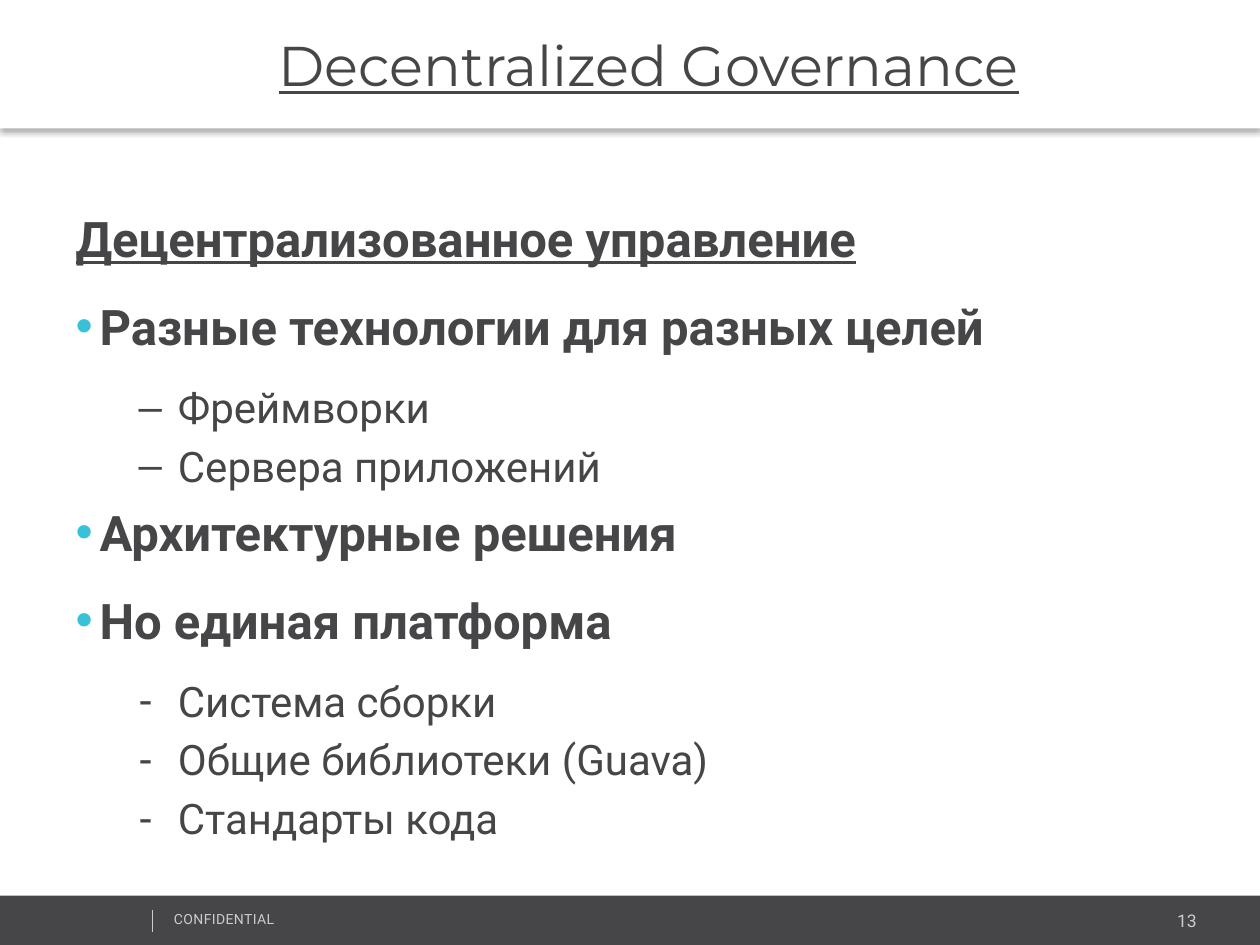
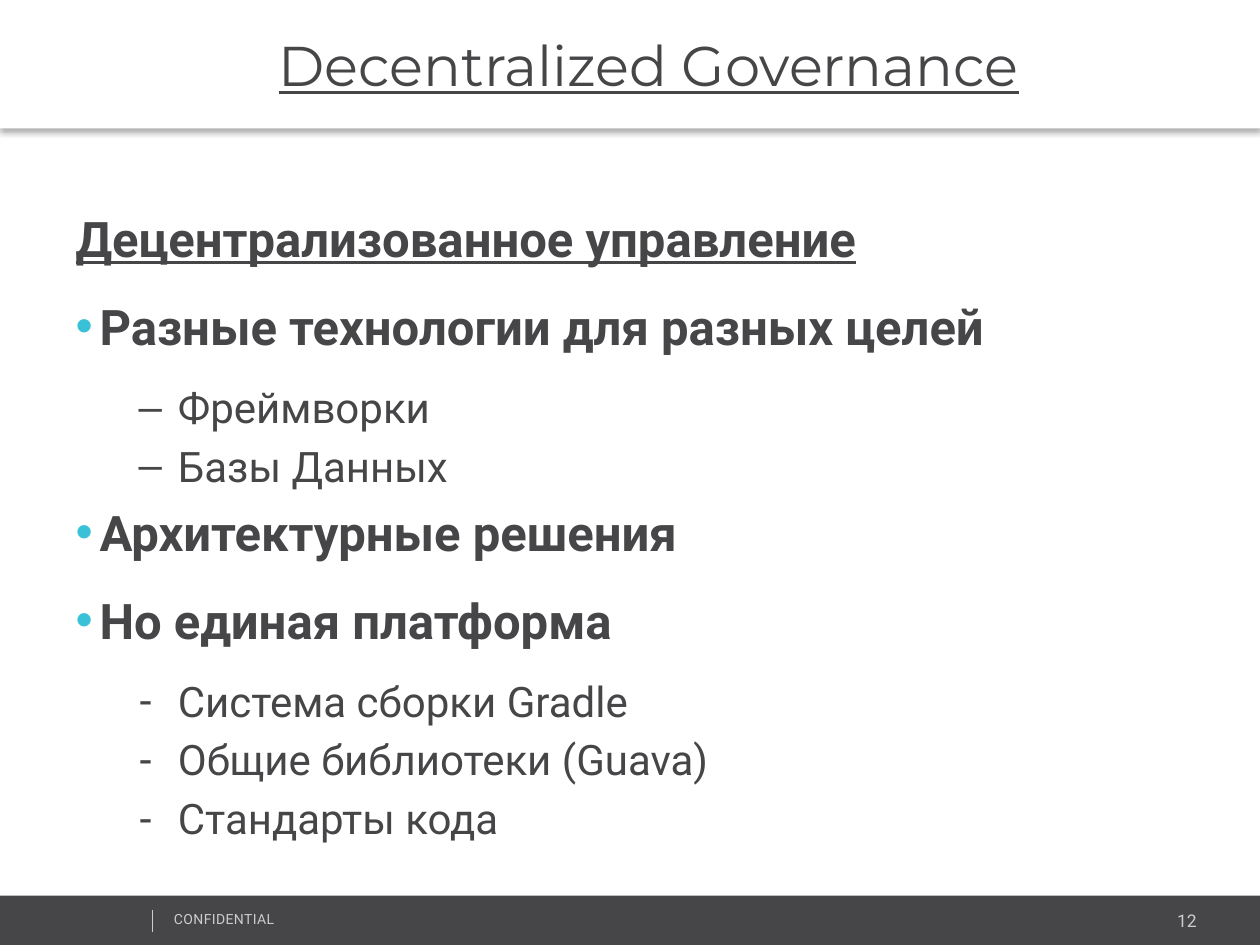
Before and after one commit to vitali-kviatkouski/personal, a slide deck: slide 12 of Microservices_Template.pptx (slide 13 before the commit). Drawn at 1260x945 pixels with LibreOffice and Linux fonts; fonts in the diff are those of the drawing; background and template pictures are left out. Boxes give left, top, right and bottom in pixels: in the first picture for what was removed or moved away, otherwise in the second. Text is boxed around its words. In the diff, an @@ line names an element or a change of style, - is before the commit and + after.

```diff
--- a/Microservices_Template.pptx
+++ b/Microservices_Template.pptx
@@ text at box(178, 452, 448, 490): text changed @@
-  – Сервера приложений
+  – Базы Данных
@@ text at box(178, 685, 628, 726): text changed @@
-  – Система сборки
+  – Система сборки Gradle
@@ page number at box(1177, 914, 1197, 927): text changed @@
-13
+12
```
Also in this commit, not shown: 4 other slides changed, 1 slide added, 2 slides removed.
